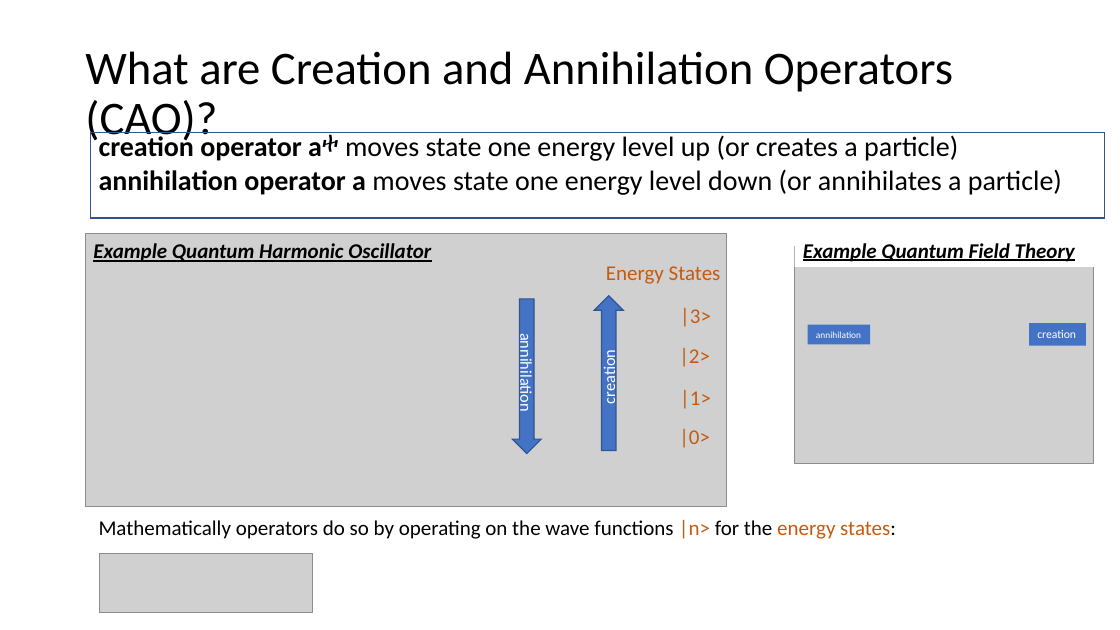
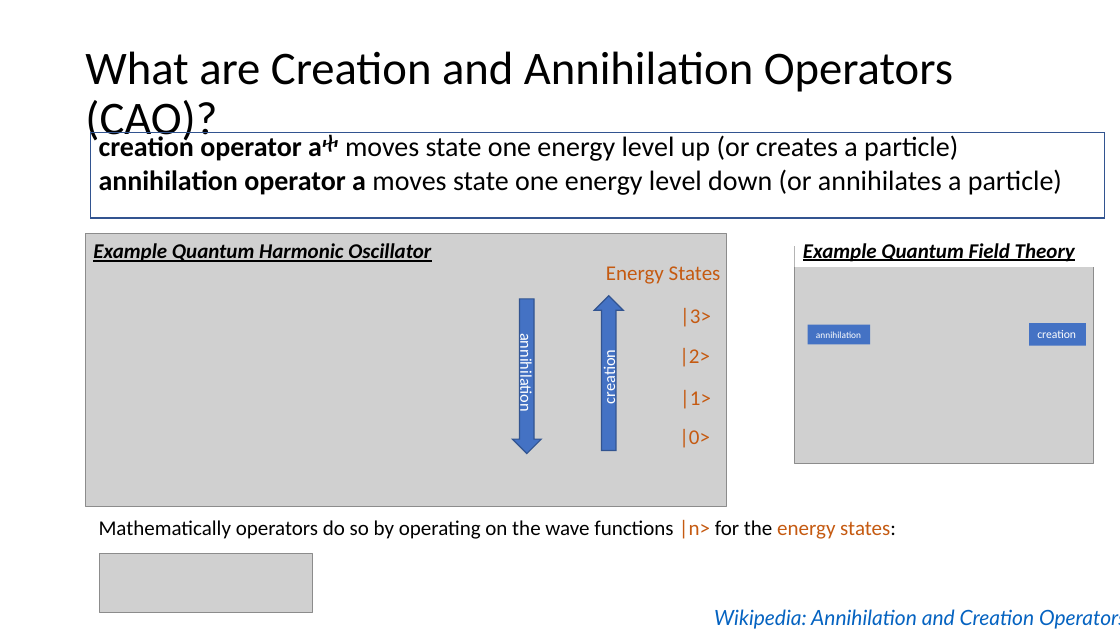
Before and after one commit to FredrikWartenberg/annihilator-creator, a slide deck: slide 2 of CAOaas.pptx (slide 3 before the commit). Drawn at 1120x630 pixels with LibreOffice and Linux fonts; fonts in the diff are those of the drawing; grey boxes stand for pictures; background and template pictures are left out. Boxes give left, top, right and bottom in pixels: in the first picture for what was removed or moved away, otherwise in the second. Text is boxed around its words. In the diff, an @@ line names an element or a change of style, - is before the commit and + after.

```diff
--- a/CAOaas.pptx
+++ b/CAOaas.pptx
@@ text added at (x1=714, y1=609, x2=1120, y2=629), 18 pt, text #0563C1, italic, underline @@
+Wikipedia: Annihilation and Creation Operators
```
Also in this commit, not shown: 1 other slide changed, 1 slide removed.
